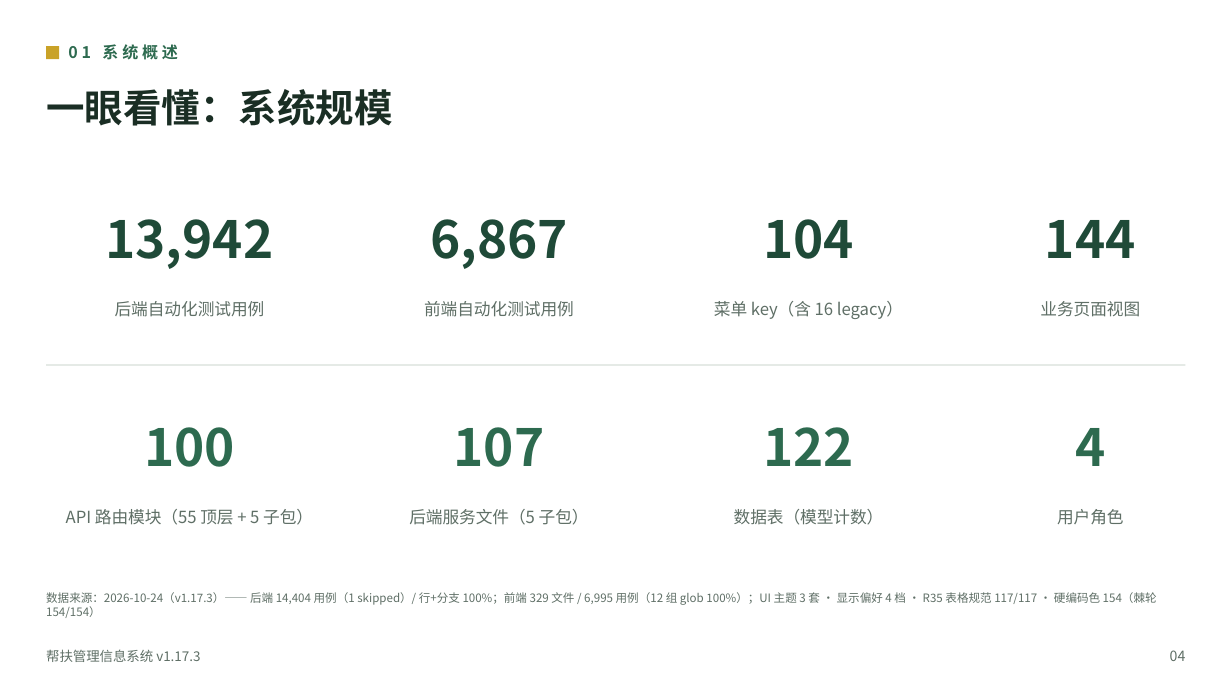
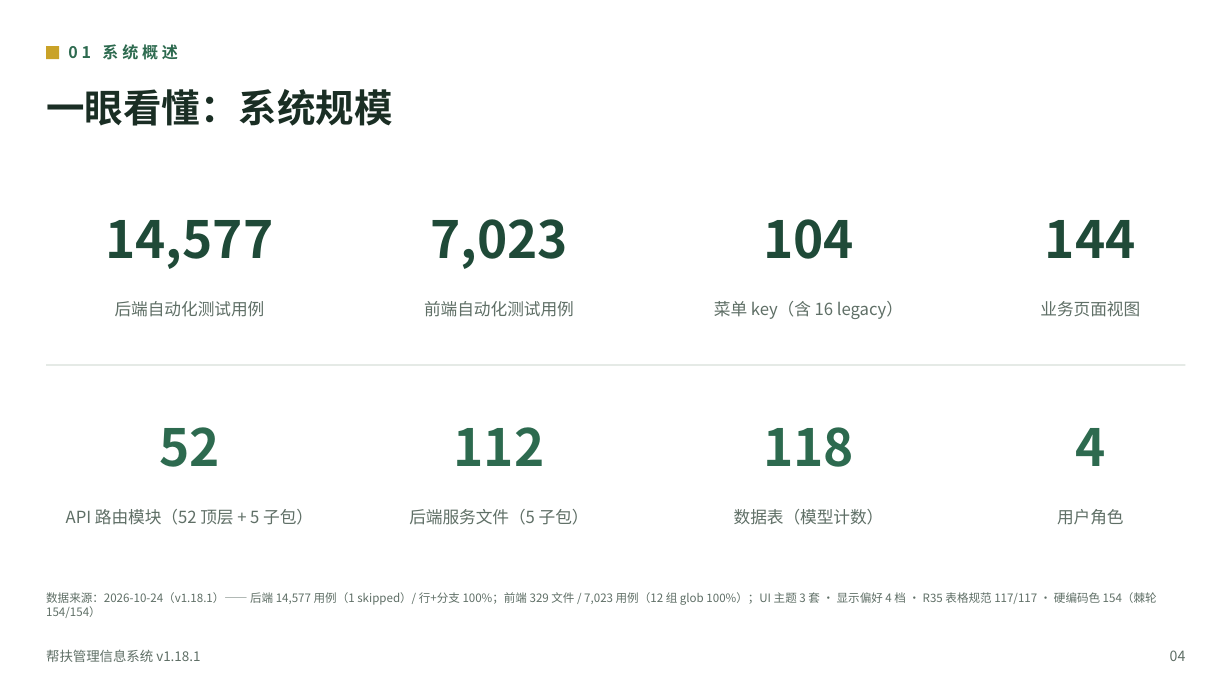
Before and after one commit to lzh745200/MRRS, a slide deck: slide 6 of docs/帮扶管理信息系统介绍.pptx. Drawn at 1232x693 pixels with LibreOffice and Linux fonts; fonts in the diff are those of the drawing. Boxes give left, top, right and bottom in pixels: in the first picture for what was removed or moved away, otherwise in the second. Text is boxed around its words. In the diff, an @@ line names an element or a change of style, - is before the commit and + after.

```diff
--- a/docs/帮扶管理信息系统介绍.pptx
+++ b/docs/帮扶管理信息系统介绍.pptx
@@ text at (x1=105, y1=220, x2=273, y2=269): text changed @@
-13,942
+14,577
@@ text at (x1=430, y1=219, x2=568, y2=269): text changed @@
-6,867
+7,023
@@ text at (x1=159, y1=427, x2=220, y2=467): text changed @@
-100
+52
@@ text at (x1=454, y1=427, x2=545, y2=466): text changed @@
-107
+112
@@ text at (x1=763, y1=427, x2=854, y2=467): text changed @@
-122
+118
@@ text at (x1=66, y1=509, x2=313, y2=525): text changed @@
-API 路由模块（55 顶层 + 5 子包）
+API 路由模块（52 顶层 + 5 子包）
@@ text at (x1=46, y1=592, x2=1157, y2=618): text changed @@
-数据来源：2026-10-24（v1.17.3）—— 后端 14,404 用例（1 skipped）/ 行+分支 100%；前端 329 文件 / 6,995 用例（12 组 glob 100%）；UI 主题 3 套 · 显示偏好 4 档 · R35 表格规范 117/117 · 硬编码色 154（棘轮 154/154）
+数据来源：2026-10-24（v1.18.1）—— 后端 14,577 用例（1 skipped）/ 行+分支 100%；前端 329 文件 / 7,023 用例（12 组 glob 100%）；UI 主题 3 套 · 显示偏好 4 档 · R35 表格规范 117/117 · 硬编码色 154（棘轮 154/154）
@@ text at (x1=46, y1=649, x2=200, y2=662): text changed @@
-帮扶管理信息系统 v1.17.3
+帮扶管理信息系统 v1.18.1
```
Also in this commit, not shown: 51 other slides changed, 1 slide added, 18 other files.
